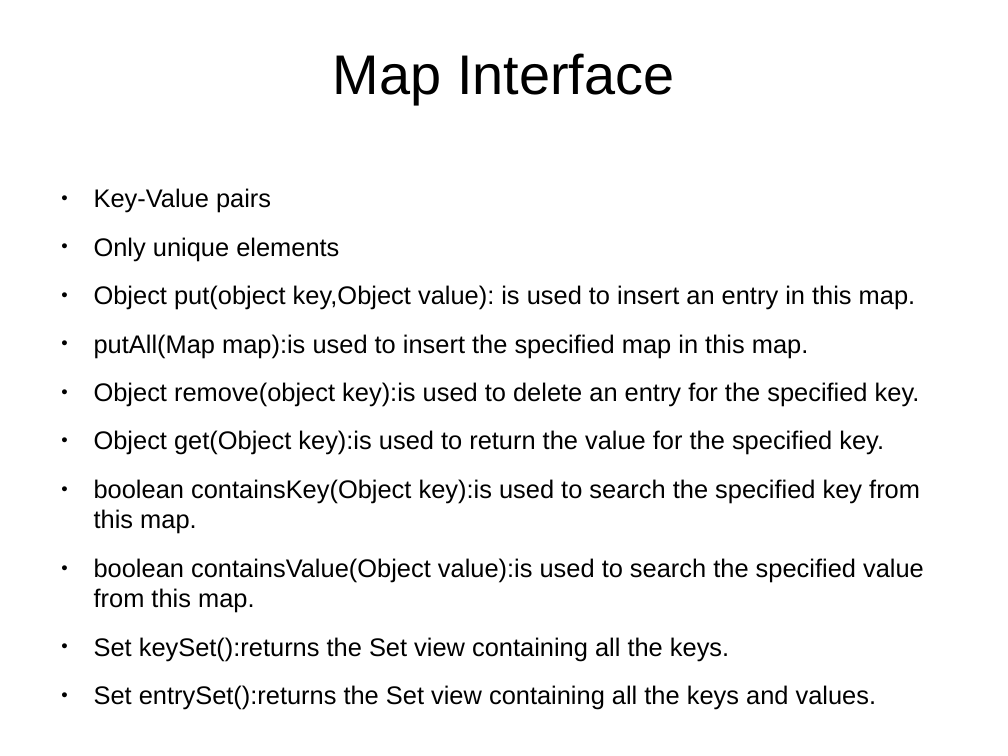
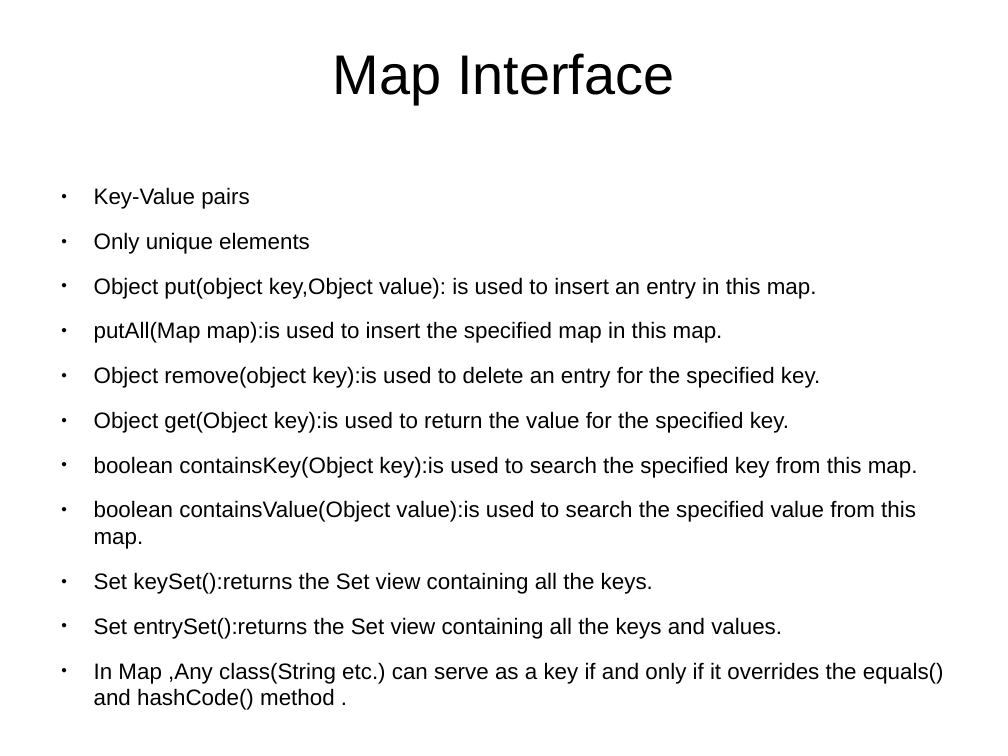
Before and after one commit to shikha-desai/Internship_PreWork, a slide deck: slide 40 of Java/Java_Notes.odp (slide 38 before the commit). Drawn at 1008x756 pixels with LibreOffice and Linux fonts; fonts in the diff are those of the drawing; background and template pictures are left out. Boxes give left, top, right and bottom in pixels: in the first picture for what was removed or moved away, otherwise in the second. Text is boxed around its words. In the diff, an @@ line names an element or a change of style, - is before the commit and + after.

```diff
--- a/Java/Java_Notes.odp
+++ b/Java/Java_Notes.odp
@@ text at (x1=94, y1=187, x2=918, y2=639): size 20 to 17.6 pt in "Key-Value pairs", "Only unique elements", "Object put(object key,Object value): is used to ...", "putAll(Map map):is used to insert the specified ..." and 6 more places @@
@@ text at (x1=94, y1=662, x2=944, y2=710): paragraph added @@
+● In Map ,Any class(String etc.) can serve as a key if and only if it overrides the equals() and hashCode() method .
```
Also in this commit, not shown: 2 other slides changed, 12 slides added, 3 other files.
